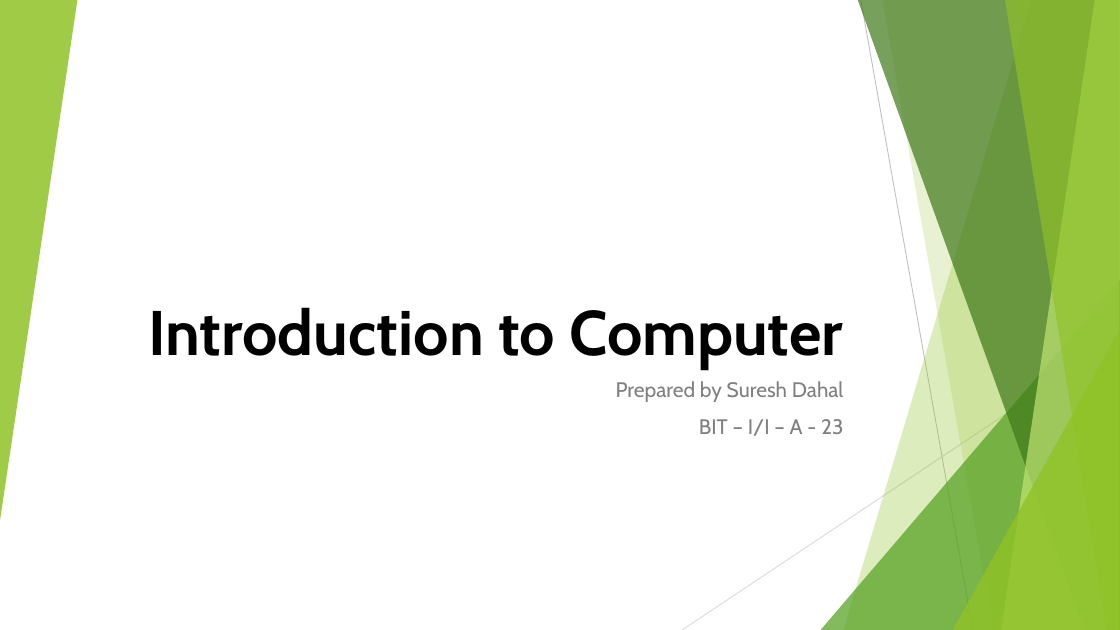
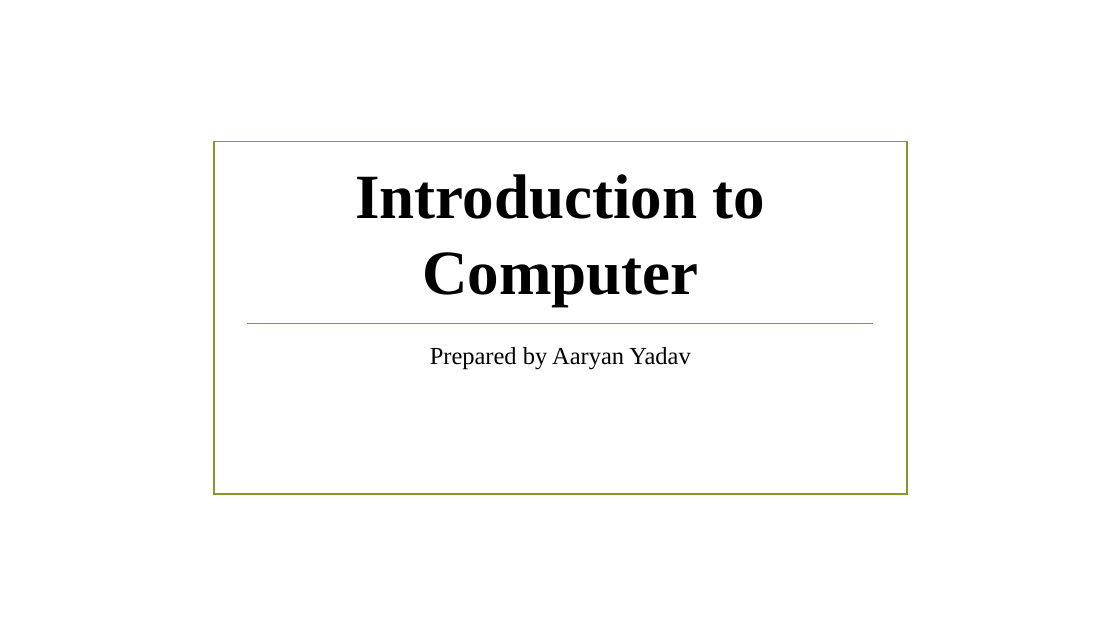
Before and after one commit to coderSuresh/BIT-TU-2080, a slide deck: slide 1 of First semester/Introduction to IT/lab/Power point/Introduction to Computer.pptx. Drawn at 1120x630 pixels with LibreOffice and Linux fonts; fonts in the diff are those of the drawing; background and template pictures are left out. Boxes give left, top, right and bottom in pixels: in the first picture for what was removed or moved away, otherwise in the second. Text is boxed around its words. In the diff, an @@ line names an element or a change of style, - is before the commit and + after.

```diff
--- a/First semester/Introduction to IT/lab/Power point/Introduction to Computer.pptx
+++ b/First semester/Introduction to IT/lab/Power point/Introduction to Computer.pptx
@@ group removed at [0, 0, 1120, 630]: 5 freeform shapes, 3 triangles, 2 lines @@
@@ rectangle added at [214, 142, 907, 494], outline #83992A 1.25 pt @@
@@ title "Introduction to Computer": place and size @@
-title "Introduction to Computer" at [148, 307, 843, 369]
+title "Introduction to Computer" at [355, 174, 765, 306]
@@ title "Introduction to Computer" at [355, 174, 765, 306]: font Cabin to Times New Roman; alignment right to centre @@
@@ line added from (247, 323) to (874, 323), #83992A 1.25 pt @@
@@ subtitle at [430, 347, 690, 370]: text changed; size 18 to 21 pt; font Cabin to Times New Roman; text colour #808080 to #000000 @@
-Prepared by Suresh Dahal
-BIT – I/I – A - 23
+Prepared by Aaryan Yadav
```
Also in this commit, not shown: 4 other slides changed, 25 other files.
